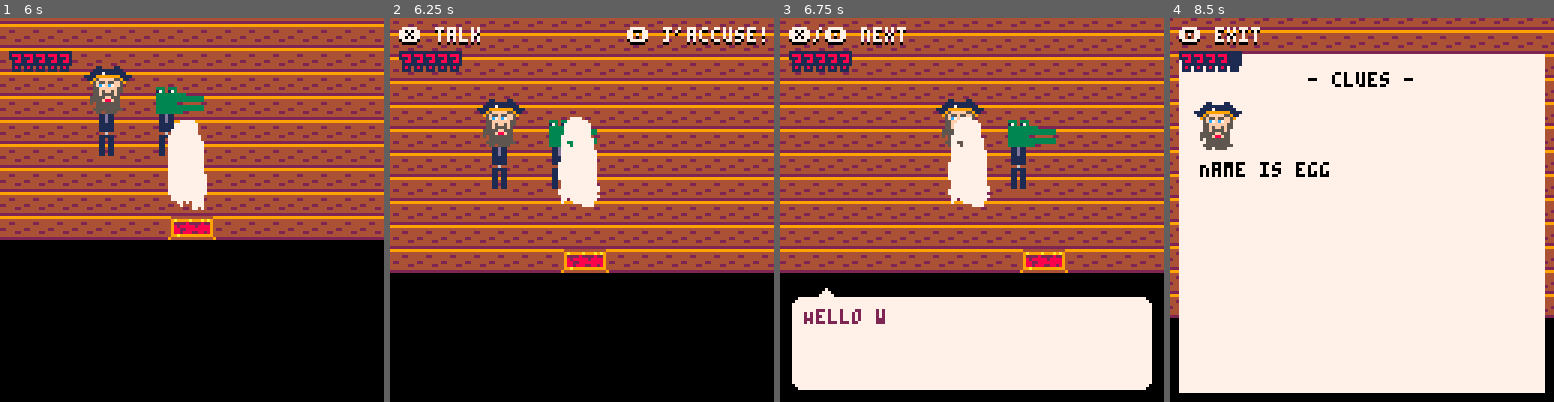
Above: before the commit, frames 1-4 (left to right).
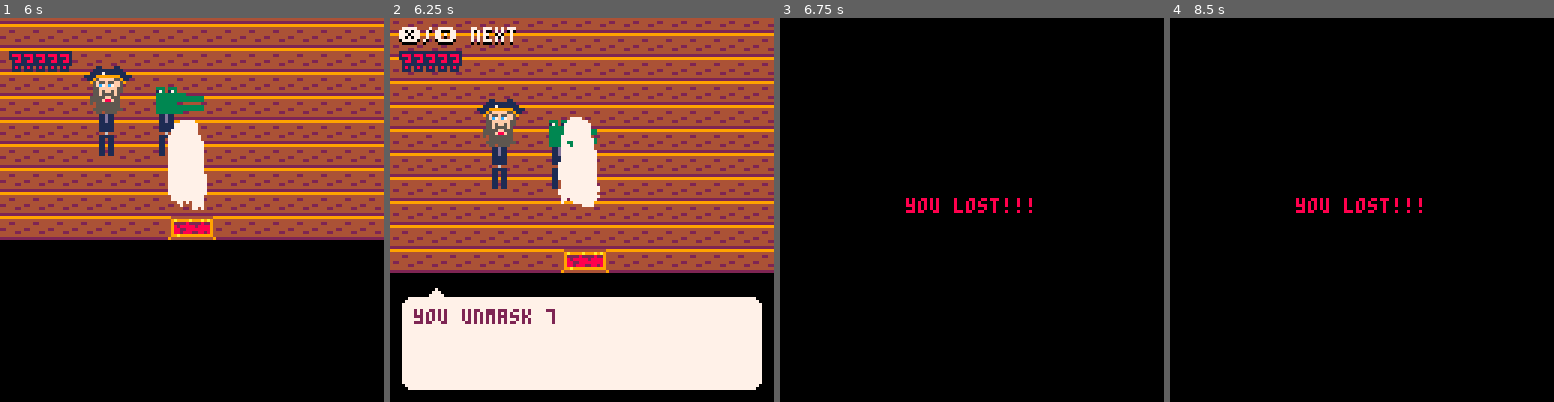
Above: after the commit, the same moments.

Repository: Alfie-Edwards/jaccuse
Game: PICO-8 cartridge game.p8
Two runs of this game, one before a commit and one after it. Both use one fixed random seed, a clock stepped at 60 frames per second and the inputs below.
Inputs (mouse positions are in pixels of both pictures, inside the frame that each line leads up to):
- Up to frame 1 (6 s): tap O (Z key) at 0.33, 0.7, 1.43, 2.22, 3.1, 3.98, 4.87, 5.75 s; click (69, 121) at 0.67 s; tap X (X key) at 1.07, 2.07, 2.4, 2.73, 3.07, 3.4, 3.73, 4.07, 4.4, 4.73, 5.07, 5.4, 5.73 s; click (130, 267) at 1.22 s; click (195, 114) at 1.77 s; hold Left 1.97-2.37 s; click (257, 259) at 2.32 s; hold Down 2.42-2.82 s; click (322, 106) at 2.87 s; hold Right 2.87-3.53 s; click (84, 256) at 3.42 s; hold Up 3.58-4.08 s; click (145, 102) at 3.97 s; hold Right 4.13-4.53 s; click (211, 248) at 4.52 s; hold Down 4.58-5.08 s; click (272, 94) at 5.07 s; hold Left 5.13-5.8 s; click (337, 244) at 5.62 s; hold Up from 5.85 s (still down)
- Up to frame 2 (6.25 s): tap X (X key) at 6.07 s; click (489, 90) at 6.17 s; release Up at 6.18 s; hold Left from 6.23 s (still down)
- Up to frame 3 (6.75 s): tap X (X key) at 6.4, 6.73 s; release Left at 6.63 s; tap O (Z key) at 6.63 s; hold Down from 6.68 s (still down); click (941, 236) at 6.72 s
- Up to frame 4 (8.5 s): tap X (X key) every 0.33 s from 7.07 to 8.4 s; release Down at 7.08 s; hold Right 7.13-7.8 s; click (1396, 83) at 7.27 s; tap O (Z key) at 7.52, 8.4 s; click (1458, 229) at 7.82 s; hold Up 7.85-8.35 s; click (1219, 79) at 8.37 s; hold Right from 8.4 s (still down)

Frame 1 is identical in both runs. In frame 2, 24% of the frame differs, in the area x 3-98%, y 2-97%; in frame 3, 89%; in frame 4, 96%, in the area x 0-100%, y 0-98%.

Commit message:
basic accusing

Diff:
--- a/music.lua
+++ b/music.lua
@@ -15,7 +15,7 @@
 	elseif music_state == "scroll_clues" then
 		sfx(13)
 		music_state = nil
-	elseif music_state ~= "won" and won() then
+	elseif music_state ~= "won" and won then
 		music(-1)
 		music(24)
 		music_state = "won"
--- a/scenario.lua
+++ b/scenario.lua
@@ -18,7 +18,7 @@
 
 function init_scenario()
 	main = {
-		guilty = 1,
+		guilty = "1",
 		guests = {
 			{
 				name = "1",
@@ -250,15 +250,39 @@
 	return true
 end
 
+unmasking = false
+accused = nil
+function accuse(guest)
+	if guest == nil then guest = interaction end
+	assert(guest ~= nil)
+	say("you unmask "..guest.name.."...")
+	unmasking = true
+	accused = guest
+end
+
 function update_interaction()
-	interaction = get_interaction()
-
-	if interaction then
-		if btnp(4) then
-			start_talking_to()
-			interaction = nil
-		else
-			prompt = { "❎ talk",  "🅾️ j'accuse!" }
+	if unmasking then
+		if not saying then
+			assert(accused ~= nil)
+			if accused.name == main.guilty then
+				won = true
+			else
+				guessed_wrong = true
+			end
+		end
+	else
+		interaction = get_interaction()
+
+		if interaction then
+			if btnp(4) then
+				start_talking_to()
+				interaction = nil
+			elseif btnp(5) then
+				accuse()
+				interaction = nil
+			else
+				prompt = { "❎ talk",  "🅾️ j'accuse!" }
+			end
 		end
 	end
 end
--- a/screens.lua
+++ b/screens.lua
@@ -33,6 +33,9 @@
 	scene = "game"
 end
 
+won = false
+guessed_wrong = false
+out_of_questions = false
 function draw_screens()
 	if scene == "menu" then
 		draw_start_screen()
@@ -48,7 +51,7 @@
 		return 1
 	end
 
-	if won() then
+	if won then
 		draw_win_screen()
 		return 1
 	end
@@ -58,24 +61,25 @@
 	end
 end
 
-function won()
-	-- TODO: Assign accused variable elsewhere
-	return (
-		scenario ~= nil and
-		accused ~= nil and
-		accused == scenario.guilty and
-		scene == "game"
-	)
-end
+-- function won()
+-- 	-- TODO: Assign accused variable elsewhere
+-- 	return (
+-- 		scenario ~= nil and
+-- 		accused ~= nil and
+-- 		accused.name == scenario.guilty and
+-- 		scene == "game"
+-- 	)
+-- end
 
 function lost()
-	-- TODO: Assign accused variable elsewhere
-	return (
-		scenario ~= nil and
-		accused ~= nil and
-		accused ~= scenario.guilty and
-		scene == "game"
-	)
+	return guessed_wrong or out_of_questions
+-- 	-- TODO: Assign accused variable elsewhere
+-- 	return (
+-- 		scenario ~= nil and
+-- 		accused ~= nil and
+-- 		accused.name ~= scenario.guilty and
+-- 		scene == "game"
+-- 	)
 end
 
 function draw_start_screen()
